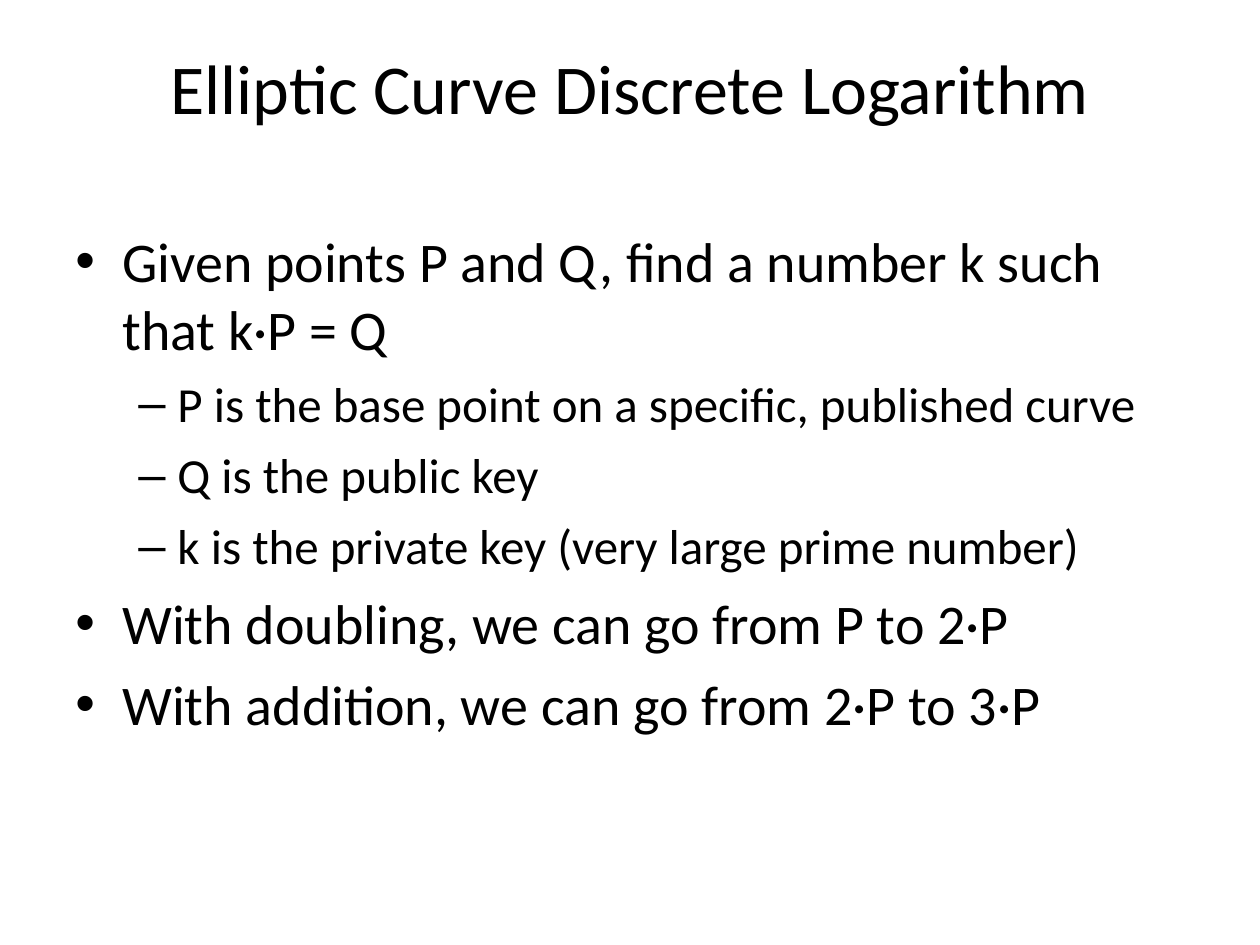
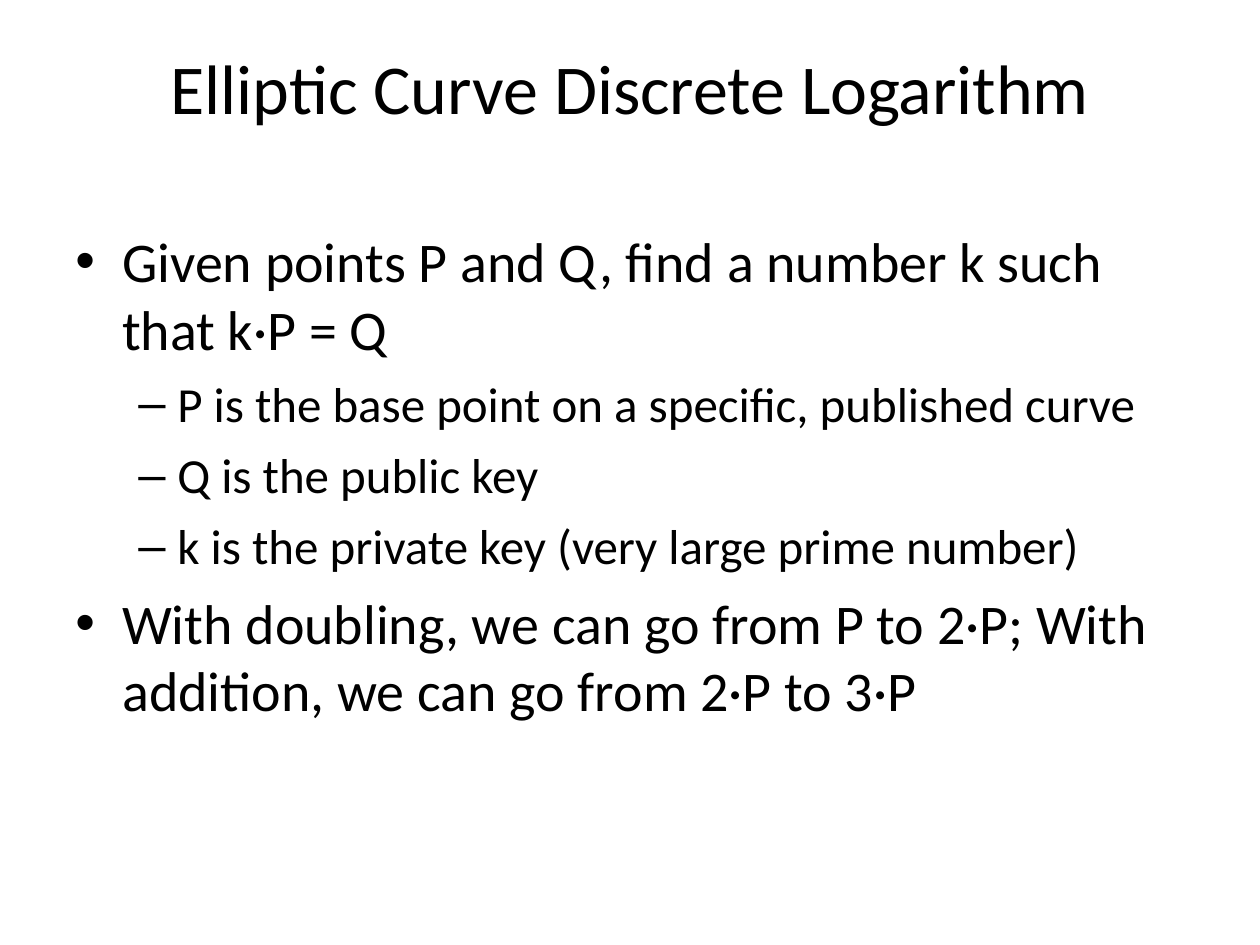
Before and after one commit to sftcd/cs7053, a slide deck: slide 16 of 2015lectures/mc-ecc/ecc.ppt. Drawn at 1260x945 pixels with LibreOffice and Linux fonts; fonts in the diff are those of the drawing. Boxes give left, top, right and bottom in pixels: in the first picture for what was removed or moved away, otherwise in the second. Text is boxed around its words. In the diff, an @@ line names an element or a change of style, - is before the commit and + after.

```diff
--- a/2015lectures/mc-ecc/ecc.ppt
+++ b/2015lectures/mc-ecc/ecc.ppt
@@ text at [122,605,1147,721]: text changed @@
-• With doubling, we can go from P to 2·P
-• With addition, we can go from 2·P to 3·P
+• With doubling, we can go from P to 2·P; With addition, we can go from 2·P to 3·P
```
Also in this commit, not shown: 1 other slide changed, 1 other file.
